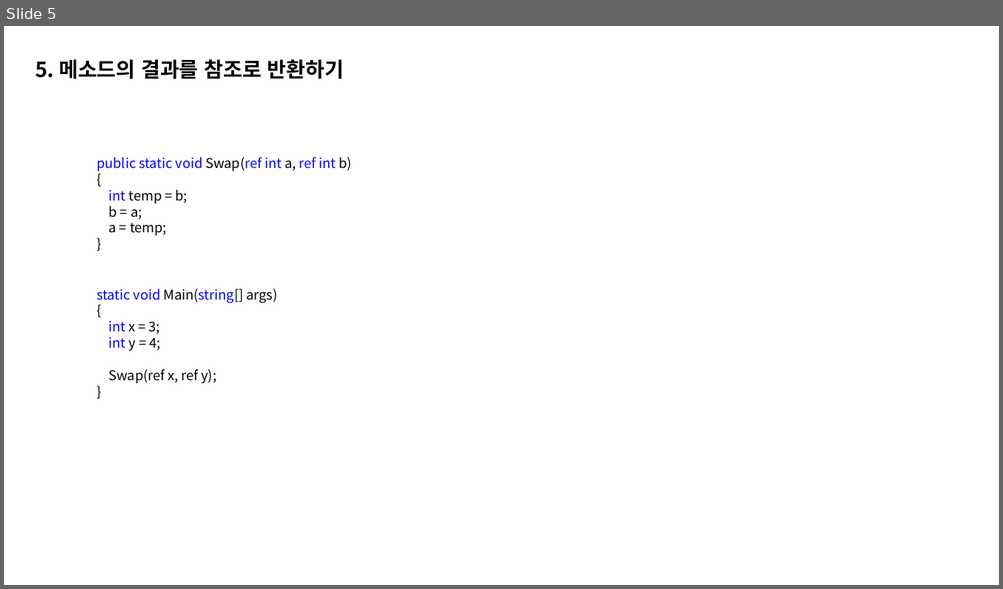
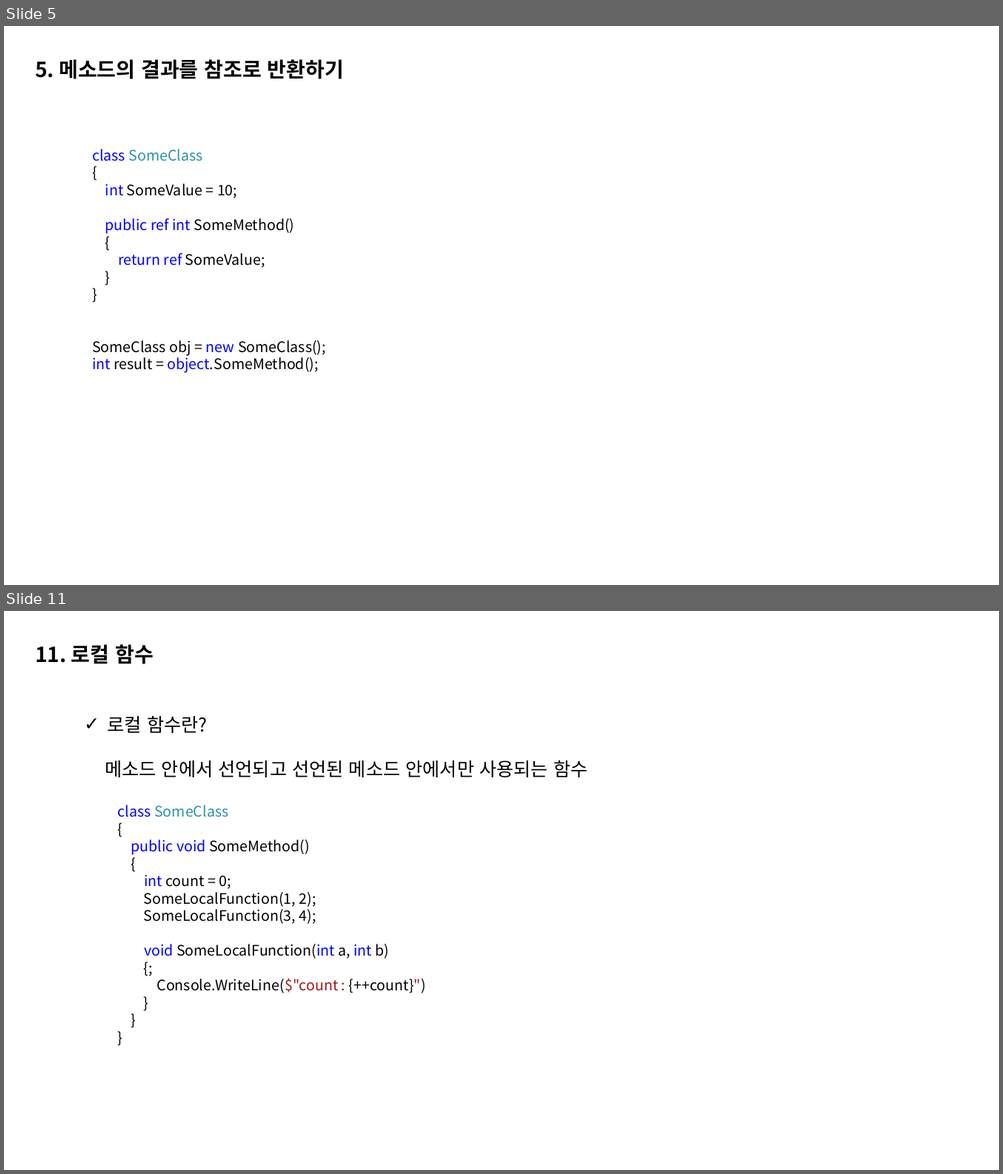
Before and after one commit to ccy01030/coding, a slide deck: 메소드로 코드 간추리기.pptx. Shown one above the other, each under a label of ours: slide 5 before the commit, slides 5 and 11 after it; the slides between them are not shown. The pictures are 1003x589 and 1003x1174 pixels, drawn with LibreOffice and Linux fonts; fonts in the diff are those of the drawing. Boxes give left, top, right and bottom in pixels: in the first picture for what was removed or moved away, otherwise in the second. Text is boxed around its words. In the diff, an @@ line names an element or a change of style, - is before the commit and + after.

```diff
--- a/메소드로 코드 간추리기.pptx
+++ b/메소드로 코드 간추리기.pptx
@@ slide 11 added at box(4, 611, 999, 1170), background #FFFFFF @@
@@ text added at box(35, 644, 153, 664), 20 pt, text #000000, bold @@
+11. 로컬 함수
@@ text added at box(105, 716, 587, 777), 18 pt, text #000000 @@
+✓ 로컬 함수란?
+메소드 안에서 선언되고 선언된 메소드 안에서만 사용되는 함수
@@ text added at box(118, 805, 426, 994), 14 pt, text #000000 @@
+class SomeClass
+{
+public void SomeMethod()
+{
+int count = 0;
+SomeLocalFunction(1, 2);
+SomeLocalFunction(3, 4);
+void SomeLocalFunction(int a, int b)
+{;
+Console.WriteLine($"count : {++count}")
+}
+}
+}
@@ slide 5 changed as well @@
@@ text "class SomeClass": place and size @@
-text "class SomeClass" at box(96, 157, 351, 236)
+text "class SomeClass" at box(92, 149, 326, 373)
@@ text "class SomeClass" at box(92, 149, 326, 373): size 13 to 14 pt in "{", "}" @@
@@ text at box(92, 149, 203, 161): text changed; size 13 to 14 pt; text colour #0000FF to #2B91AF @@
-public static void Swap(ref int a, ref int b)
+class SomeClass
@@ text at box(105, 184, 295, 268): text changed; size 13 to 14 pt @@
-int temp = b;
-b = a;
-a = temp;
+int SomeValue = 10;
+public ref int SomeMethod()
+{
+return ref SomeValue;
@@ text removed at box(96, 289, 277, 384) @@
-static void Main(string[] args)
-{
-int x = 3;
-int y = 4;
-Swap(ref x, ref y);
-}
@@ text at box(92, 340, 326, 373): paragraphs added @@
+}
+SomeClass obj = new SomeClass();
+int result = object.SomeMethod();
```
Also in this commit, not shown: 4 other slides changed, 5 other slides added.
